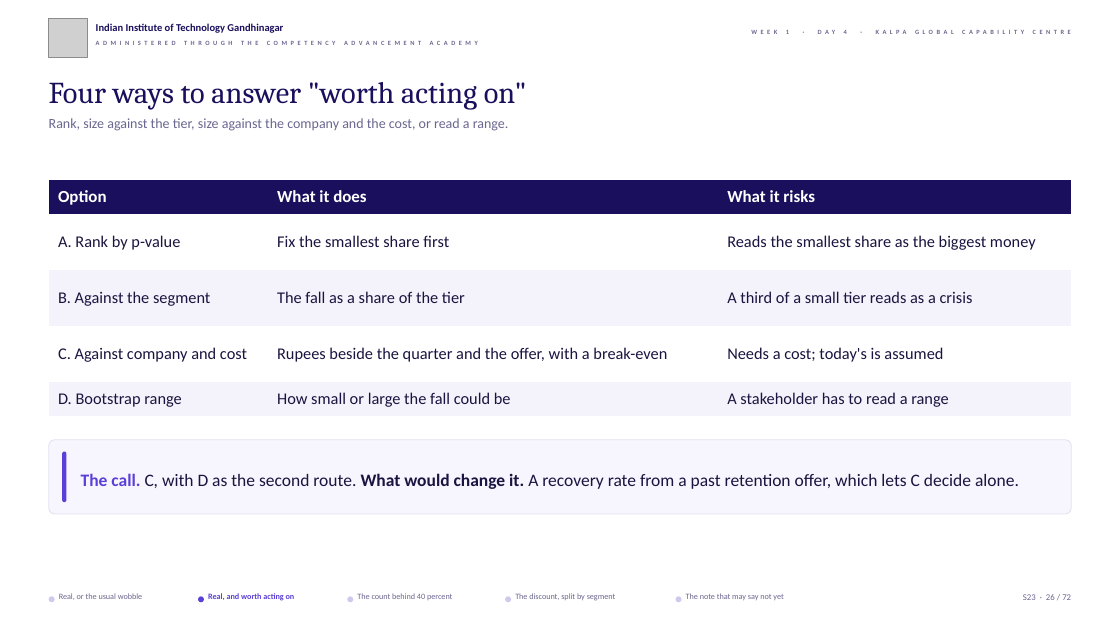
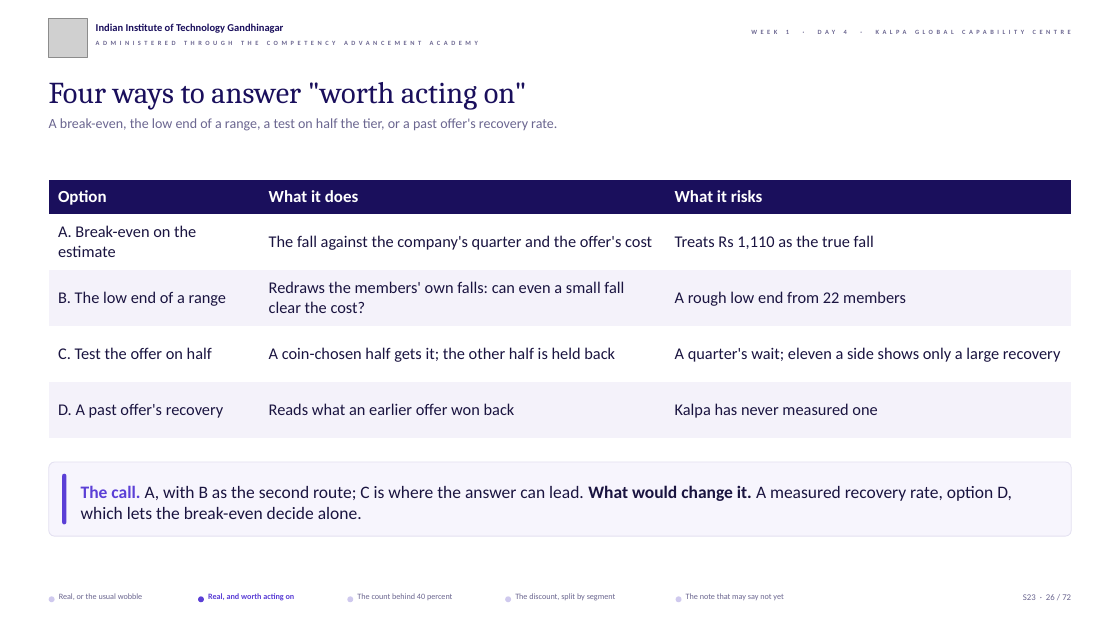
Before and after one commit to fde-academy-lab/c2-content-factory, a slide deck: slide 26 of content/W01/D4/slides/C2_W01_D04_half1_STUDENT.pptx. Drawn at 1120x630 pixels with LibreOffice and Linux fonts; fonts in the diff are those of the drawing; grey boxes stand for pictures; background and template pictures are left out. Boxes give left, top, right and bottom in pixels: in the first picture for what was removed or moved away, otherwise in the second. Text is boxed around its words. In the diff, an @@ line names an element or a change of style, - is before the commit and + after.

```diff
--- a/content/W01/D4/slides/C2_W01_D04_half1_STUDENT.pptx
+++ b/content/W01/D4/slides/C2_W01_D04_half1_STUDENT.pptx
@@ text at (49, 118, 557, 131): text changed @@
-Rank, size against the tier, size against the company and the cost, or read a range.
+A break-even, the low end of a range, a test on half the tier, or a past offer's recovery rate.
@@ table at (49, 180, 1071, 439) @@
-row 2: A. Rank by p-value | Fix the smallest share first | Reads the smallest share as the biggest money
+row 2: A. Break-even on the estimate | The fall against the company's quarter and the offer's cost | Treats Rs 1,110 as the true fall
-row 3: B. Against the segment | The fall as a share of the tier | A third of a small tier reads as a crisis
+row 3: B. The low end of a range | Redraws the members' own falls: can even a small fall clear the cost? | A rough low end from 22 members
-row 4: C. Against company and cost | Rupees beside the quarter and the offer, with a break-even | Needs a cost; today's is assumed
+row 4: C. Test the offer on half | A coin-chosen half gets it; the other half is held back | A quarter's wait; eleven a side shows only a large recovery
-row 5: D. Bootstrap range | How small or large the fall could be | A stakeholder has to read a range
+row 5: D. A past offer's recovery | Reads what an earlier offer won back | Kalpa has never measured one
@@ rounded rectangle: place and size @@
-rounded rectangle at (49, 440, 1071, 514)
+rounded rectangle at (49, 462, 1071, 536)
@@ rounded rectangle: place and size @@
-rounded rectangle at (62, 452, 66, 502)
+rounded rectangle at (62, 474, 66, 524)
@@ text at (81, 485, 1012, 519): text changed @@
-The call. C, with D as the second route. What would change it. A recovery rate from a past retention offer, which lets C decide alone.
+The call. A, with B as the second route; C is where the answer can lead. What would change it. A measured recovery rate, option D, which lets the break-even decide alone.
```
Also in this commit, not shown: 52 other slides changed, 4 other files.
